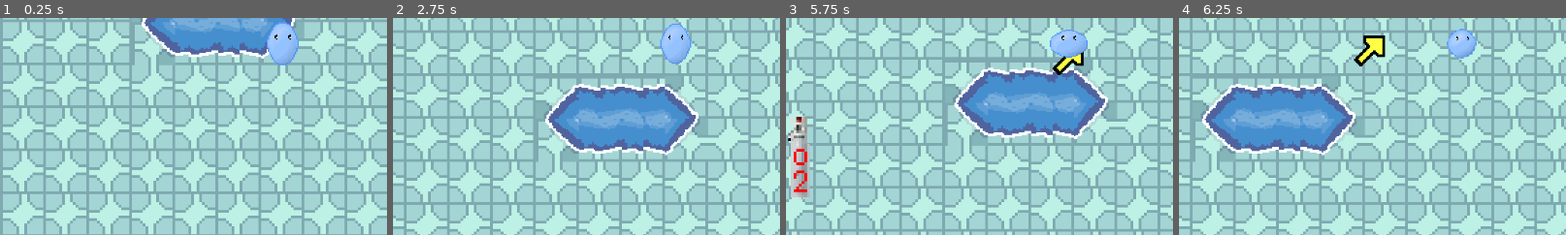
Above: before the commit, frames 1-4 (left to right).
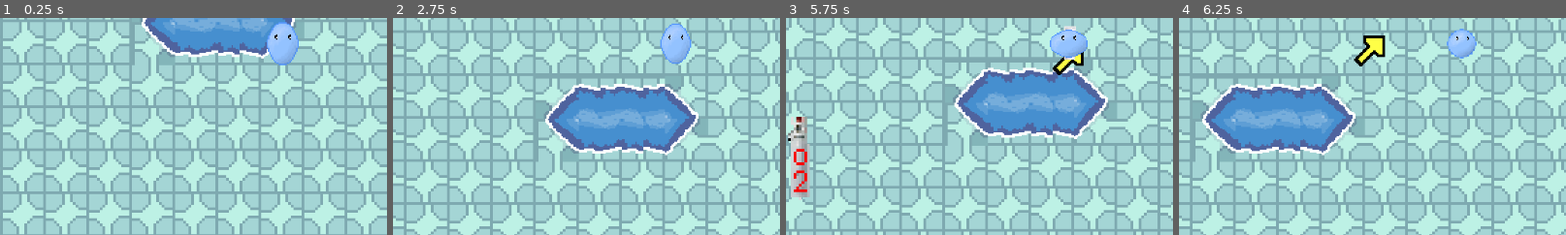
Above: after the commit, the same moments.

Repository: Zodayan/BubbleSurvivor
Game: Godot game, scene res://scenes/DeathMenu.tscn
Two runs of this game, one before a commit and one after it. Both use one fixed random seed, a clock stepped at 60 frames per second and the inputs below. This scene is started directly instead of the project's main scene.
Inputs (mouse positions are % of the whole screen's width and height, from its top left):
- Up to frame 1 (0.25 s): no input
- Up to frame 2 (2.75 s): move the mouse to (45, 70) at 0.52 s; hold Up (up) 0.53-2.03 s; right-click (45, 70) at 0.6 s; move the mouse to (80, 65) at 1.27 s; tap A (prevWeapon) at 1.35 s; move the mouse to (20, 35) at 2.02 s; press the mouse at (20, 35) at 2.03 s; hold Q (left) from 2.03 s (still down)
- Up to frame 3 (5.75 s): move the mouse to (55, 50) at 2.77 s; release the mouse at (55, 50) at 2.78 s; right-click (55, 50) at 2.85 s; move the mouse to (35, 25) at 3.52 s; release Q (left) at 3.53 s; hold Down (down) 3.53-4.28 s; tap A (prevWeapon) at 3.6 s; move the mouse to (72, 45) at 4.27 s; hold Right (right) 4.28-5.03 s; click (72, 45) at 4.35 s; move the mouse to (30, 55) at 5.02 s; hold Up (up) from 5.03 s (still down); right-click (30, 55) at 5.1 s
- Up to frame 4 (6.25 s): move the mouse to (60, 28) at 5.77 s; release Up (up) at 5.78 s; hold Right (right) from 5.78 s (still down); tap A (prevWeapon) at 5.85 s
The pictures show only the part of the screen within x 14-63%, y 44-94%; the shares and areas given below are measured in that part.

Frames 1-2 are identical in both runs. In frame 3, 0.1% of the frame differs, in the area x 71-75%, y 3-20%; in frame 4, nothing differs.
Error before the commit: Parse Error: There is already a variable named "ennemi_plus_proche" declared in this scope. (res://scripts/weapons/pistolet.gd:24)

Commit message:
le merge final (du conflit) ?

Diff:
--- a/bubblesurvior/scenes/game.tscn
+++ b/bubblesurvior/scenes/game.tscn
@@ -1,5 +1,3 @@
-[gd_scene load_steps=2 format=3 uid="uid://chayfvqrhk753"]
-
-[ext_resource type="PackedScene" path="res://scenes/map.tscn" id="1_vs7li"]
+[gd_scene format=3 uid="uid://chayfvqrhk753"]
 
 [node name="Game" type="Node"]
--- a/bubblesurvior/scripts/weapons/pistolet.gd
+++ b/bubblesurvior/scripts/weapons/pistolet.gd
@@ -21,7 +21,6 @@
 	nouveau_projectile.arme_associee = self
 
 	# L'arme vise automatiquement l'ennemi le plus proche
-	var ennemi_plus_proche: Enemy = enemy_manager._nearest_enemy(position)
 	if ennemi_plus_proche:
 		nouveau_projectile.direction = ennemi_plus_proche.position - position
 	else:
